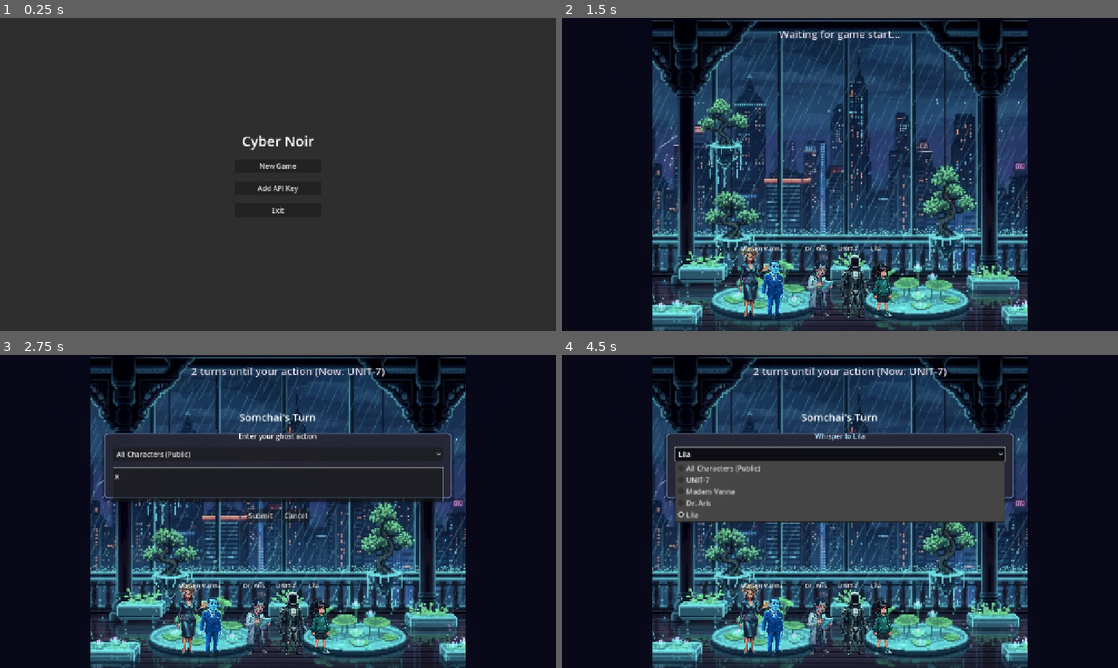
Above: before the commit, frames 1-4 (two rows, left to right).
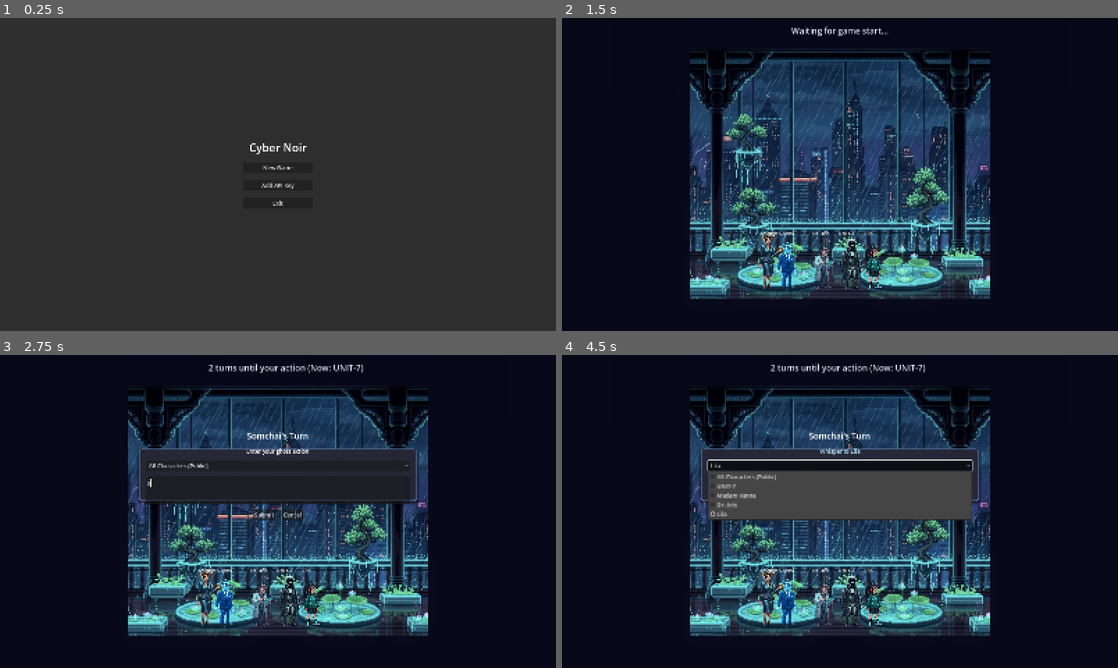
Above: after the commit, the same moments.

Repository: NotBattleFrog/google-gemini-hackathon
Game: Godot game, scene res://Scenes/MainMenu.tscn
Same seed, same stepped clock (60 frames per second), same inputs: the game is played once before the commit and once after it.
Inputs (mouse positions are in pixels of both pictures, inside the frame that each line leads up to):
- Up to frame 1 (0.25 s): no input
- Up to frame 2 (1.5 s): click "New Game" at 0.5 s; tap Enter at 1.25 s; move the mouse to (962, 158) at 1.27 s; tap K at 1.35 s; click (962, 158) at 1.42 s
- Up to frame 3 (2.75 s): tap Space at 2 s; move the mouse to (166, 527) at 2.02 s; tap X at 2.1 s; click (166, 527) at 2.17 s
- Up to frame 4 (4.5 s): click "All Characters (Public)" at 2.75 s; click "Submit" at 3.5 s; click "Lila" at 4.25 s

The runs differ from the first frame. In frame 1, 0.6% of the frame differs, in the area x 43-57%, y 37-63%; in frame 2, 45%; in frame 3, 43%; in frame 4, 45%, in the area x 16-84%, y 0-100%.

Commit message:
feat: adjust window viewport size and display mode

Diff:
--- a/project.godot
+++ b/project.godot
@@ -26,9 +26,9 @@
 
 [display]
 
-window/size/viewport_width=1280
-window/size/viewport_height=720
-window/size/mode=3
+window/size/viewport_width=1600
+window/size/viewport_height=900
+window/size/mode=2
 window/size/resizable=true
 window/stretch/mode="canvas_items"
 window/stretch/aspect="expand"
